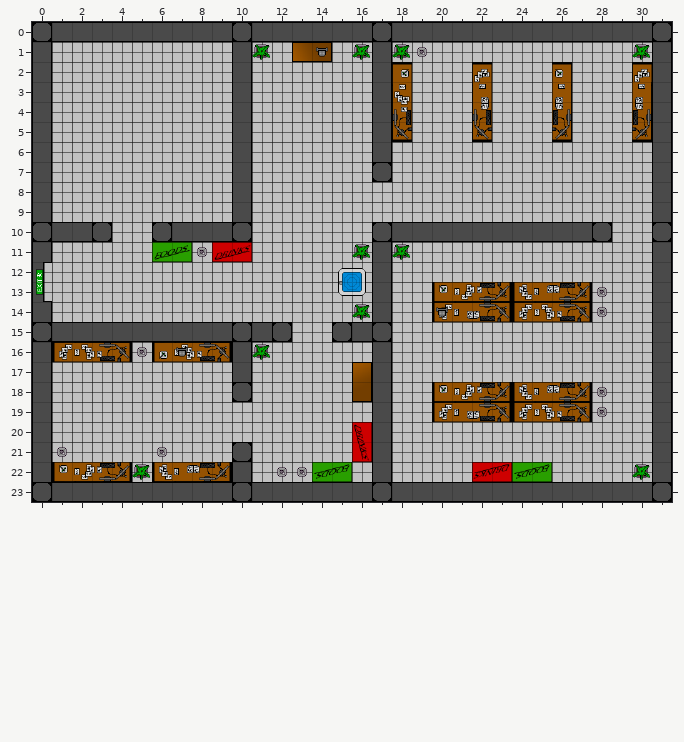
An edit to a level. Tiled map, res/levels/untitled.tmx. That is the earlier state.
Cells are 32x32 px. Shown: x 0..31, y 0..23.
After the commit:
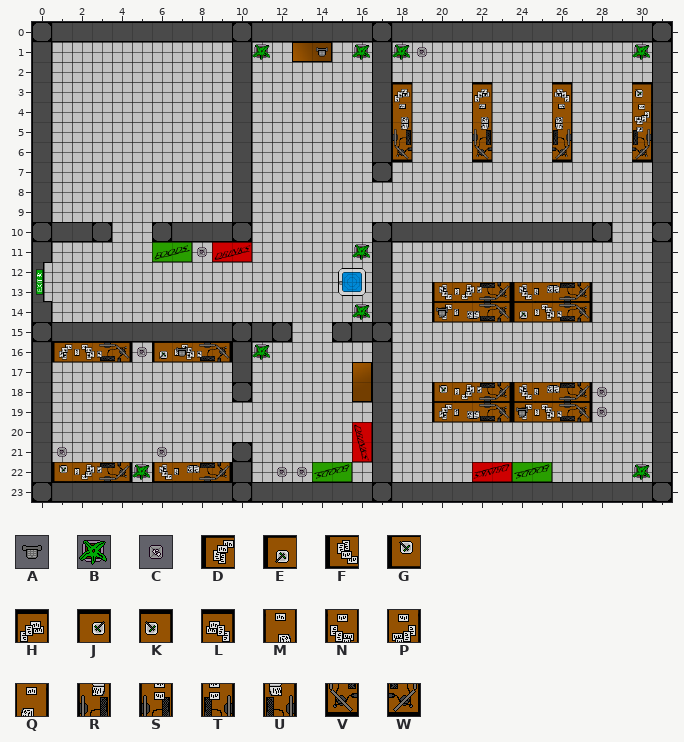
Key: from "default": A 3, B 4, C 5, D 23, E 28, F 55, G 60, H 89, J 91, K 93, L 95, M 121, N 123, P 125, Q 127, R 153, S 155, T 157, U 159, V 185, W 191.
_ is an empty cell.
Edits made:
Layer "Blocked":
y 2: x 18 J -> _; x 22 H -> _; x 26 K -> _; x 30 H -> _
y 3: x 18 N -> H; x 22 M -> H; x 26 Q -> L; x 30 Q -> K
y 4: x 18 S -> M; x 22 R -> M; x 26 U -> Q; x 30 U -> P
y 5: x 18 V -> R; x 22 V -> R; x 26 W -> U; x 30 W -> T
y 6: x 18 _ -> V; x 22 _ -> V; x 26 _ -> W; x 30 _ -> W
y 11: x 18 B -> _
y 13: x 20 G -> F; x 28 C -> _
y 14: x 24 D -> E; x 28 C -> _
Layer "Small props":
y 19: x 24 _ -> A
